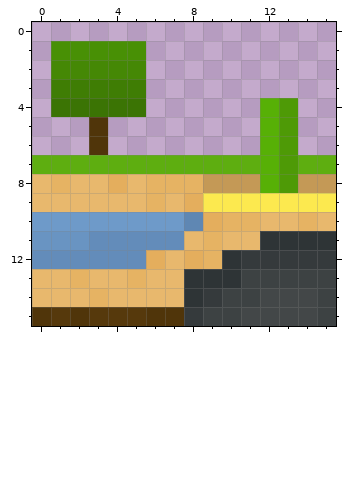
Edited in one commit: pixel-art sprite (textures/nbea_mticon_right.png). Above is the file before it was changed.
The file is 16x16 pixels. Colours within 5 levels of each other are drawn and written as one.
New version:
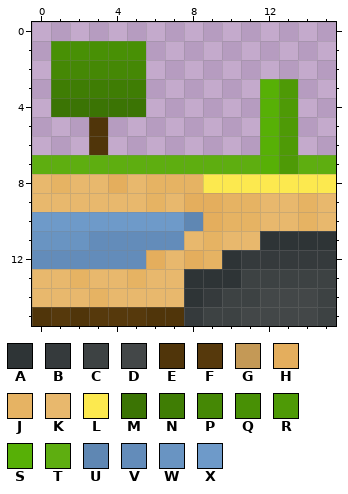
Palette (. is transparent): A #2e3436  B #353a3c  C #3d4243  D #434748  E #50350a  F #56390c  G #c49956  H #e4ae5d  J #e6b363  K #e8b86d  L #fce94f  M #3b7404  N #3f7d04  P #458805  Q #489005  R #4e9a06  S #57b006  T #5eae10  U #5f87b3  V #638cba  W #6994c2  X #6e9ac9
What changed:
@@ x 10..15 @@
  2 ......
- 3 ......
+ 3 ..SR..
  4 ..SR..
@@ x 7..15 @@
  7 TTTTTSRTT
- 8 JJGGGSRGG
- 9 KHLLLLLLL
+ 8 JJLLLLLLL
+ 9 KHHJJKKJK
 10 XUHJJKKJK
